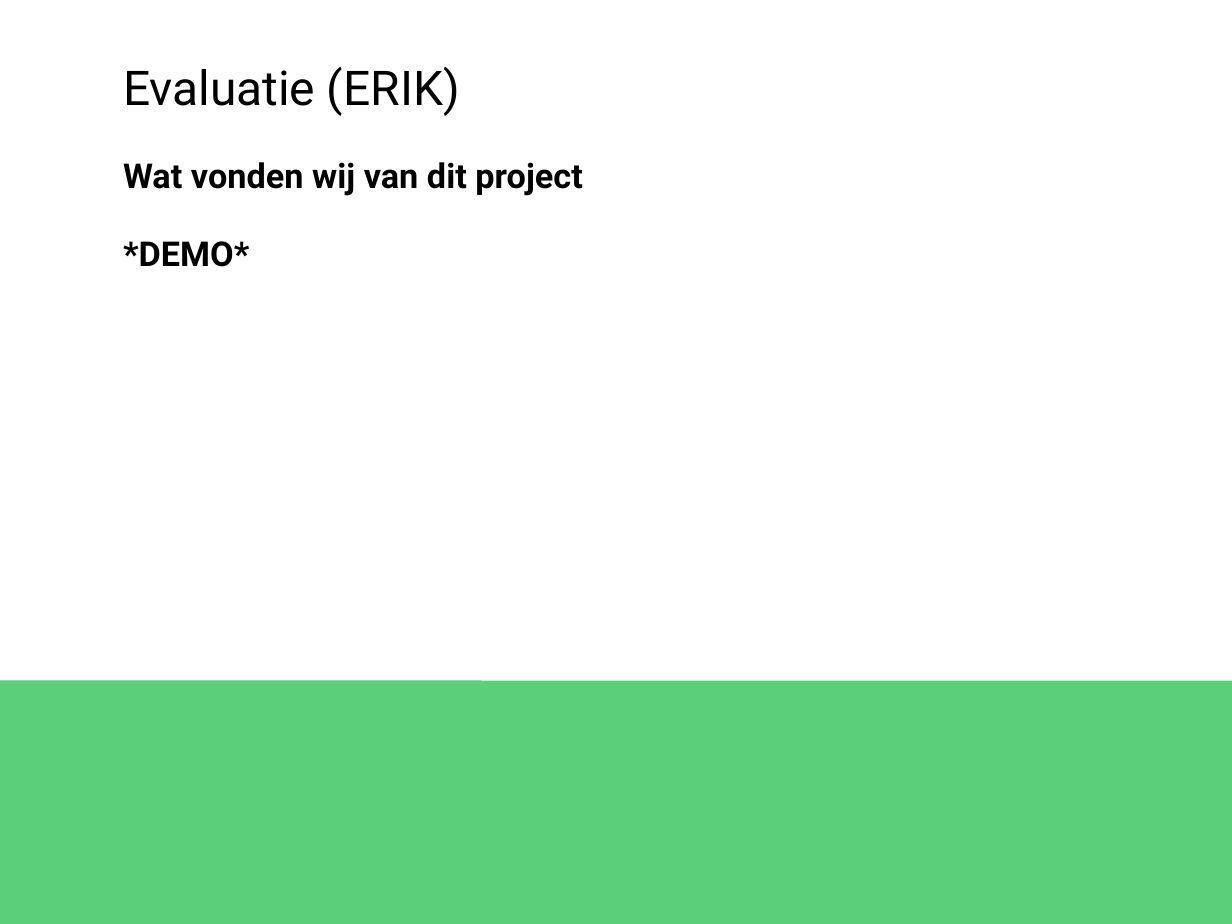
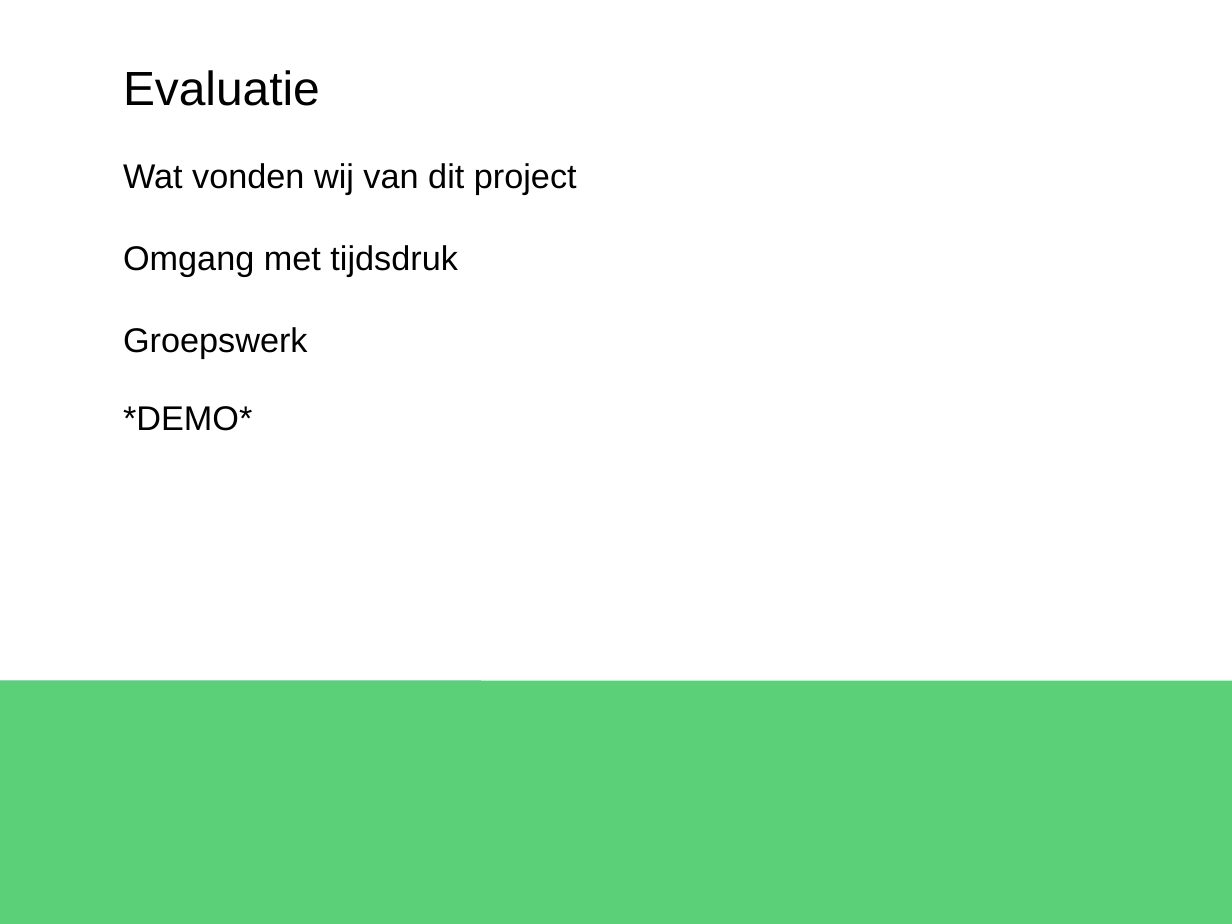
Before and after one commit to Dinilson/XNARaceGame, a slide deck: slide 8 of PRESENTATIE racegame project.pptx. Drawn at 1232x924 pixels with LibreOffice and Linux fonts; fonts in the diff are those of the drawing. Boxes give left, top, right and bottom in pixels: in the first picture for what was removed or moved away, otherwise in the second. Text is boxed around its words. In the diff, an @@ line names an element or a change of style, - is before the commit and + after.

```diff
--- a/PRESENTATIE racegame project.pptx
+++ b/PRESENTATIE racegame project.pptx
@@ text at [123, 70, 320, 106]: text changed; font Roboto to Arial @@
-Evaluatie (ERIK)
+Evaluatie
@@ text at [123, 163, 577, 431]: font Roboto to Arial, bold off in "Wat vonden wij van dit project", "*DEMO*" @@
@@ text at [123, 245, 458, 359]: paragraphs added @@
+Omgang met tijdsdruk
+Groepswerk
```
Also in this commit, not shown: 6 other slides changed.
